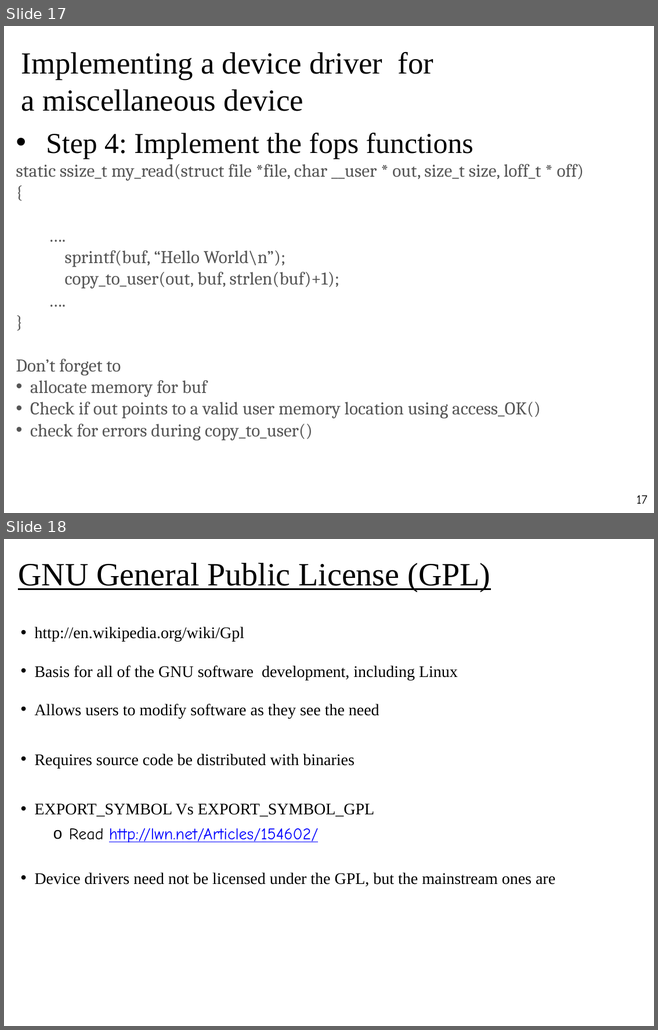
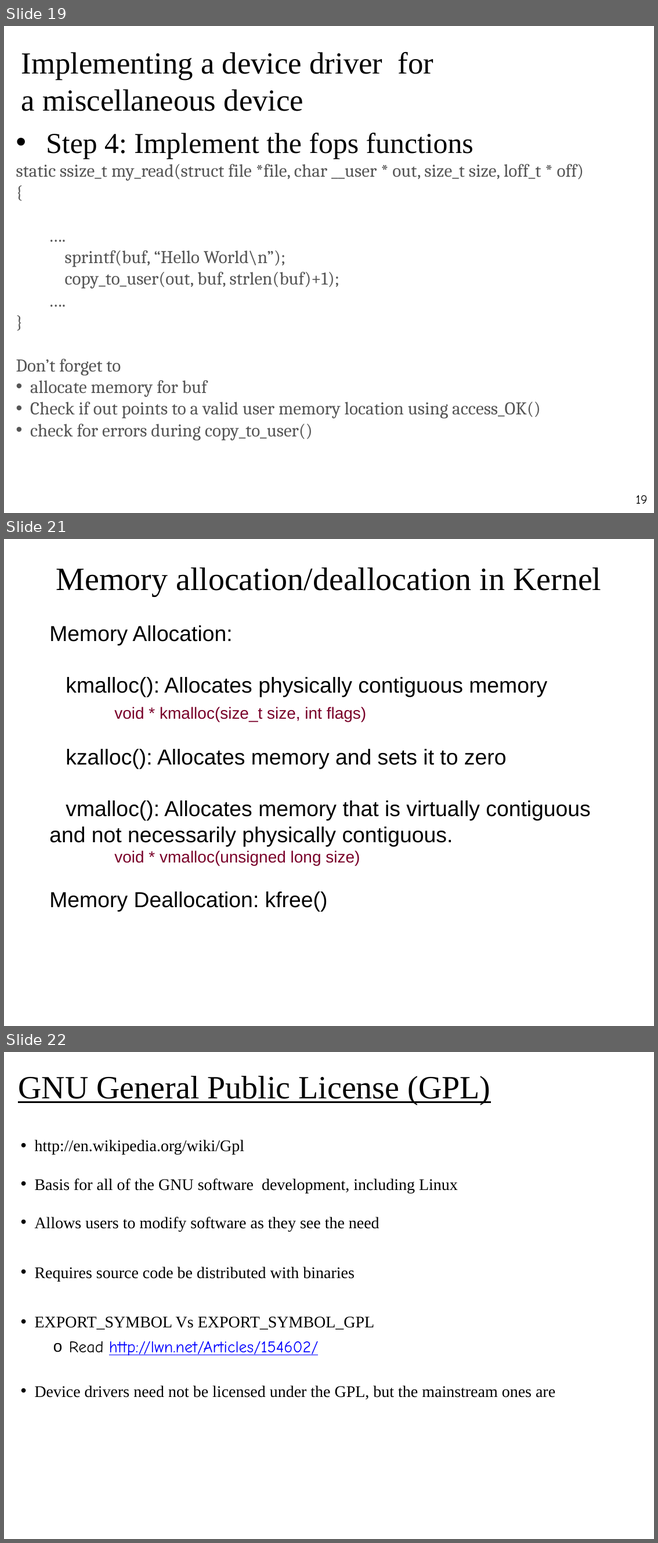
Before and after one commit to oscourse/oscourse.github.io, a slide deck: slides/kernel_modules.pptx. Shown one above the other, each under a label of ours: slides 17 and 18 before the commit, slides 19, 21 and 22 after it; the slides between them are not shown. The pictures are 658x1030 and 658x1543 pixels, drawn with LibreOffice and Linux fonts; fonts in the diff are those of the drawing. Boxes give left, top, right and bottom in pixels: in the first picture for what was removed or moved away, otherwise in the second. Text is boxed around its words. In the diff, an @@ line names an element or a change of style, - is before the commit and + after.

```diff
--- a/slides/kernel_modules.pptx
+++ b/slides/kernel_modules.pptx
@@ slide 21 added at (x1=4, y1=539, x2=654, y2=1026), background #FFFFFF @@
@@ title added at (x1=56, y1=567, x2=601, y2=596), 36 pt, text #000000 @@
+Memory allocation/deallocation in Kernel
@@ text added at (x1=49, y1=625, x2=590, y2=912), 24 pt, text #000000 @@
+Memory Allocation:
+  kmalloc(): Allocates physically contiguous memory
+void * kmalloc(size_t size, int flags)
+  kzalloc(): Allocates memory and sets it to zero
+  vmalloc(): Allocates memory that is virtually contiguous and not necessarily physically contiguous.
+        void * vmalloc(unsigned long size)
+Memory Deallocation: kfree()
@@ what was slide 17 is now slide 19 @@
@@ page number at (x1=636, y1=495, x2=647, y2=504): text changed @@
-17
+19
@@ what was slide 18 is now slide 22 @@
```
Also in this commit, not shown: 2 slides changed, 3 other slides added, 2 other files.
